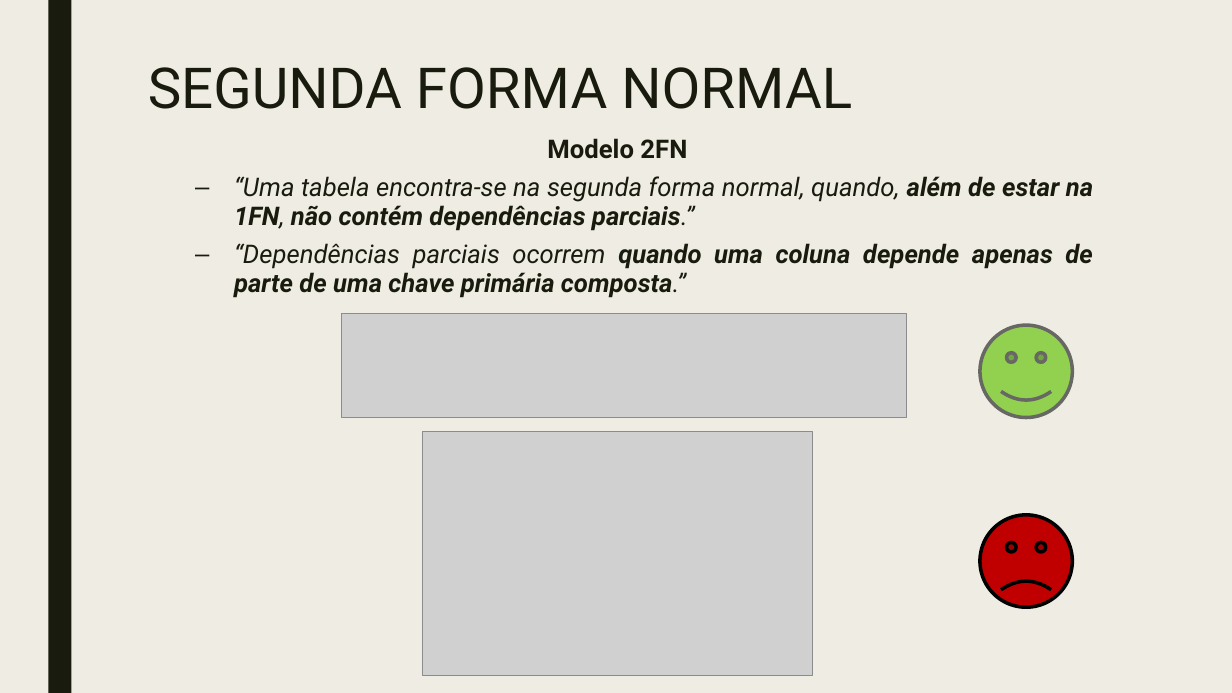
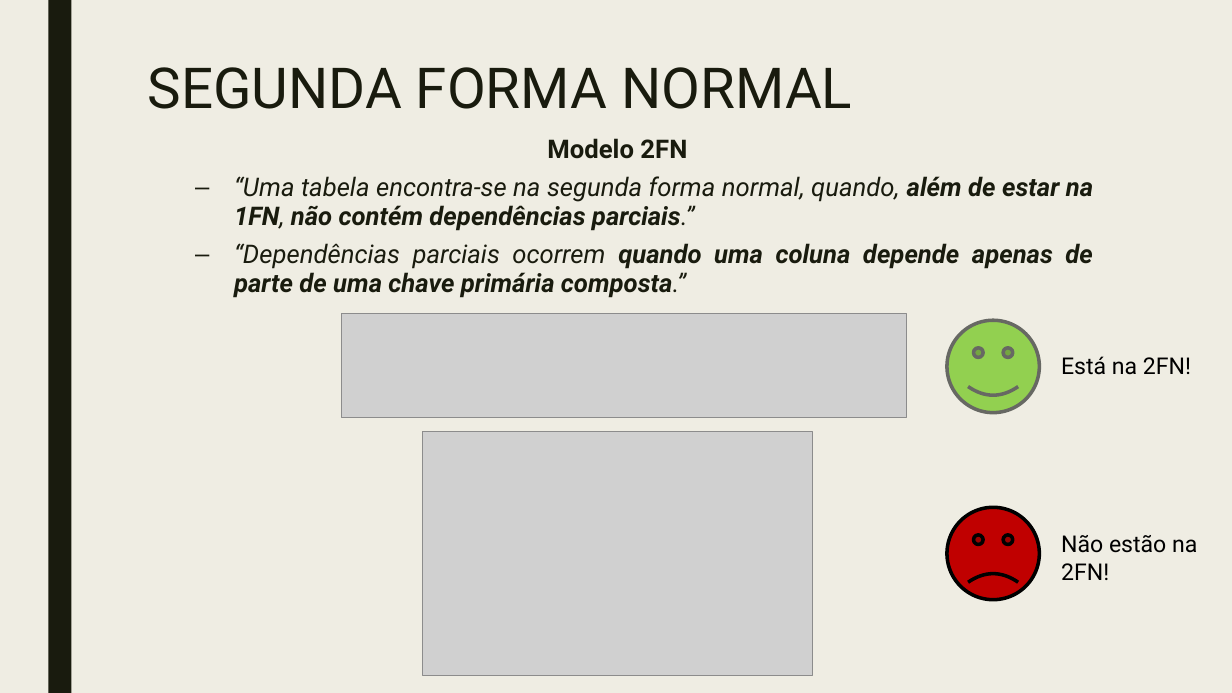
Before and after one commit to ggpereira/Fundamentos-de-BD, a slide deck: slide 7 of Apresentação/Trabalho prático fundamentos de banco de dados 2018.pptx. Drawn at 1232x693 pixels with LibreOffice and Linux fonts; fonts in the diff are those of the drawing; grey boxes stand for pictures. Boxes give left, top, right and bottom in pixels: in the first picture for what was removed or moved away, otherwise in the second. Text is boxed around its words. In the diff, an @@ line names an element or a change of style, - is before the commit and + after.

```diff
--- a/Apresentação/Trabalho prático fundamentos de banco de dados 2018.pptx
+++ b/Apresentação/Trabalho prático fundamentos de banco de dados 2018.pptx
@@ smiley face: place and size @@
-smiley face at (981, 325, 1073, 418)
+smiley face at (947, 321, 1040, 413)
@@ text added at (1061, 356, 1191, 375), 18 pt, text #000000 @@
+Está na 2FN!
@@ smiley face: place and size @@
-smiley face at (981, 515, 1073, 607)
+smiley face at (947, 507, 1040, 600)
@@ text added at (1061, 535, 1197, 580), 18 pt, text #000000 @@
+Não estão na 2FN!
```
Also in this commit, not shown: 1 other slide changed, 5 other files.
